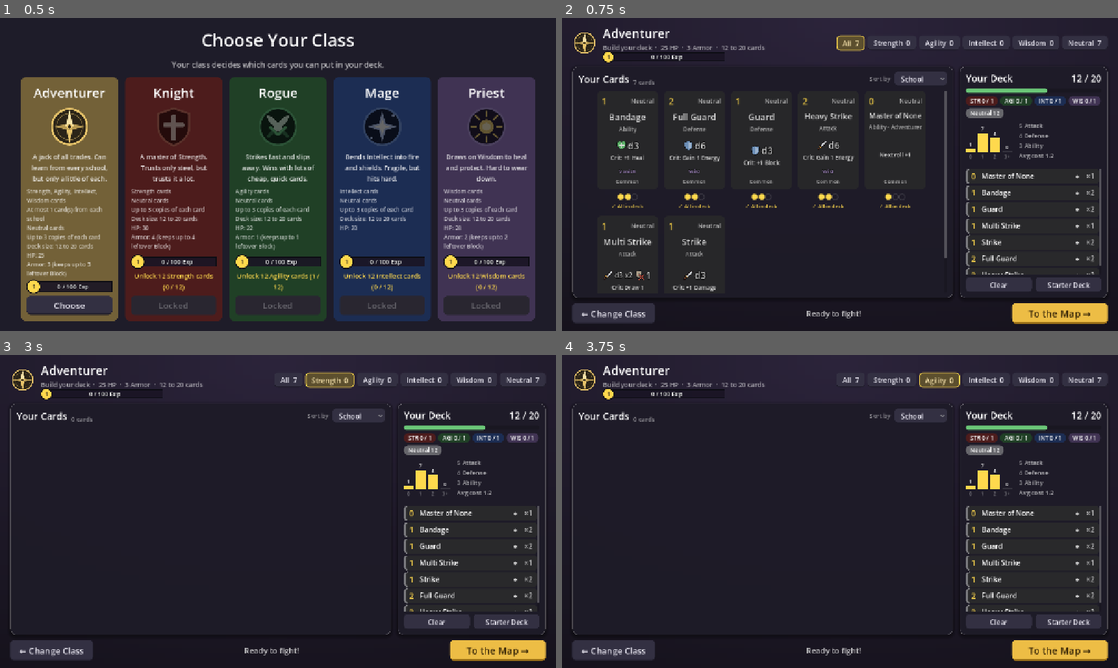
Above: before the commit, frames 1-4 (two rows, left to right).
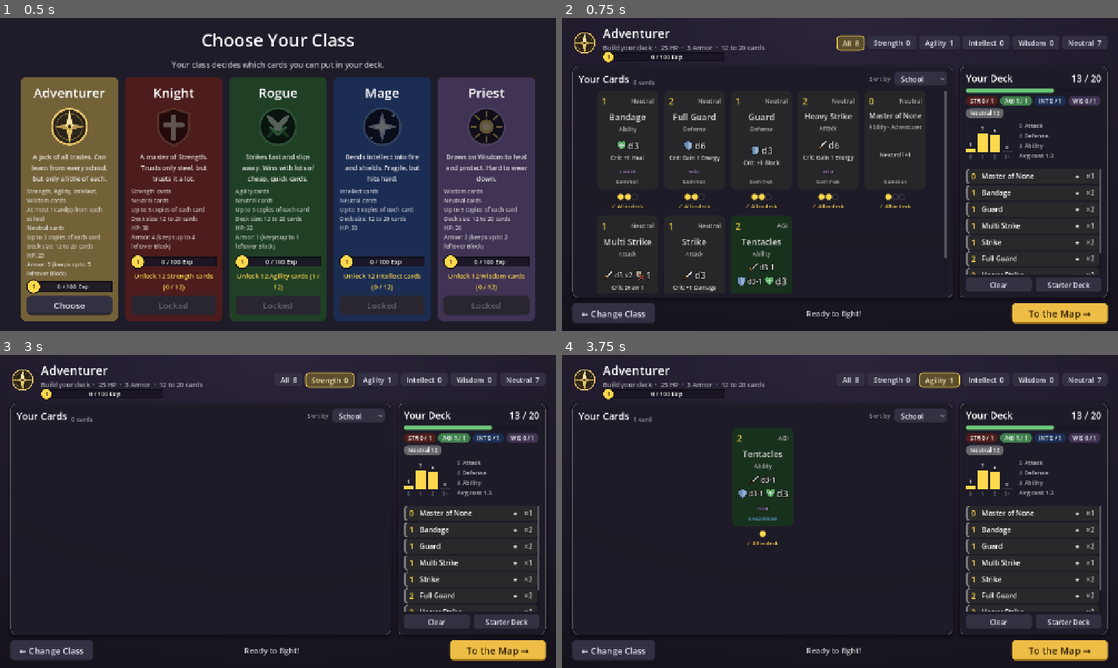
Above: after the commit, the same moments.

Repository: DustyOBrien/card-game
Game: Godot game, scene res://scenes/character_select.tscn
The game is run twice, just before and just after one commit, with the same random seed, the same clock (stepped at 60 frames per second) and the same inputs.
Inputs (mouse positions are in pixels of both pictures, inside the frame that each line leads up to):
- Up to frame 1 (0.5 s): no input
- Up to frame 2 (0.75 s): click "Choose" at 0.5 s
- Up to frame 3 (3 s): click (289, 380) at 1.25 s, where only the run before the commit has a clickable "All 7"; click (289, 380) at 2 s, where only the run after the commit has a clickable "All 8"; click "Strength 0" at 2.75 s
- Up to frame 4 (3.75 s): click (940, 380) at 3.5 s, where only the run before the commit has a clickable "Agility 0"

Frame 1 is identical in both runs. In frame 2, 0.6% of the frame differs, in the area x 12-97%, y 7-86%; in frame 3, 0.3%; in frame 4, 0.8%, in the area x 12-97%, y 7-80%.

Commit message:
Let every class use Tentacles for testing (Class column cleared)
Co-Authored-By: Claude Opus 5.5 (1M context) <noreply@anthropic.com>
Claude-Session: https://claude.ai/code/session_01CUVK6GvsHNmAo5aDb8Qykf

Diff:
--- a/cards/tentacles.tres
+++ b/cards/tentacles.tres
@@ -16,6 +16,6 @@
 heal_modifier = -1
 wild = true
 rarity = 1
-class_only = PackedStringArray("Rogue")
+class_only = PackedStringArray()
 effect = "Wild. Deal d3-1 damage. Gain d3-1 Block. Heal d3-1 HP."
 color = Color(0.25, 0.5, 0.3, 1)
--- a/data/cards.csv
+++ b/data/cards.csv
@@ -14,4 +14,4 @@
 Gamble,1,Gamble,0,Agility,Ability,,Rare,FALSE,"Choose a Non-wild Card in your hand, Re-roll it",,0,,0,,0,0,0,FALSE,0,0,0,0,0,,FALSE,FALSE,FALSE,FALSE,FALSE,1
 Insight,1,Insight,0,Intellect,Ability,,Uncommon,FALSE,Gain ADVANTAGE,,0,,0,,0,0,0,FALSE,0,0,0,0,0,,FALSE,TRUE,FALSE,FALSE,TRUE,0
 Wild Swing,1,Wild Swing,2,Strength,Attack,,Rare,FALSE,This Attack Gains DISADVANTAGE,d12,0,,0,,0,0,1,FALSE,0,0,0,0,0,Gain Advantage,TRUE,FALSE,FALSE,TRUE,FALSE,0
-Tentacles,1,Tentacles,2,Agility,Ability,Rogue,Uncommon,TRUE,,d3,-1,d3,-1,d3,-1,0,0,FALSE,0,0,0,0,0,,TRUE,FALSE,FALSE,FALSE,FALSE,0
+Tentacles,1,Tentacles,2,Agility,Ability,,Uncommon,TRUE,,d3,-1,d3,-1,d3,-1,0,0,FALSE,0,0,0,0,0,,TRUE,FALSE,FALSE,FALSE,FALSE,0
